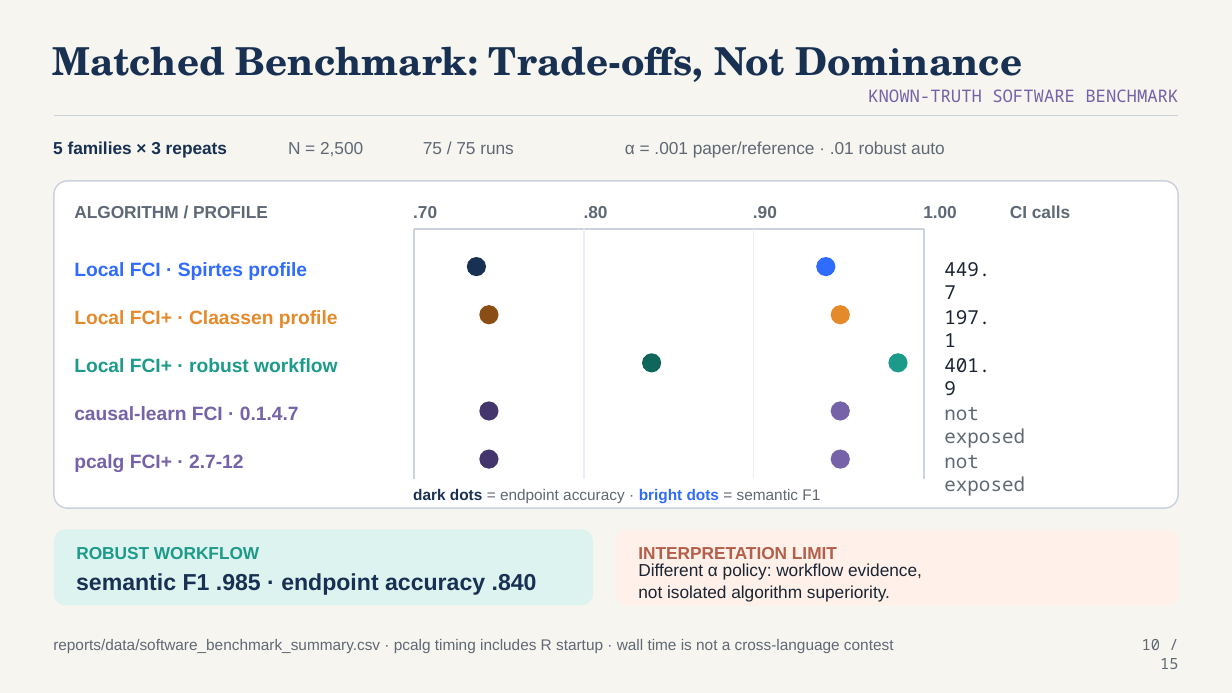
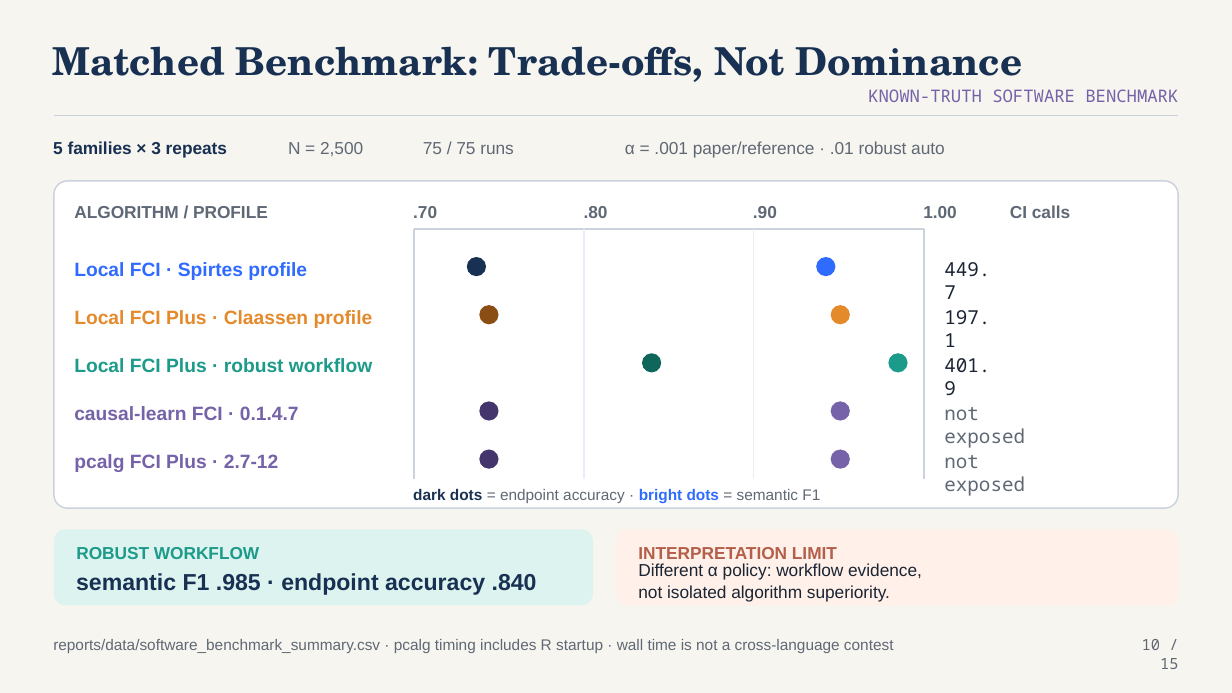
Before and after one commit to ada-yq225/FCI, a slide deck: slide 10 of output/ppt/fci_plus_star_advisor_presentation.pptx. Drawn at 1232x693 pixels with LibreOffice and Linux fonts; fonts in the diff are those of the drawing. Boxes give left, top, right and bottom in pixels: in the first picture for what was removed or moved away, otherwise in the second. Text is boxed around its words. In the diff, an @@ line names an element or a change of style, - is before the commit and + after.

```diff
--- a/output/ppt/fci_plus_star_advisor_presentation.pptx
+++ b/output/ppt/fci_plus_star_advisor_presentation.pptx
@@ text at [74, 310, 373, 328]: text changed @@
-Local FCI+ · Claassen profile
+Local FCI Plus · Claassen profile
@@ text at [74, 358, 372, 372]: text changed @@
-Local FCI+ · robust workflow
+Local FCI Plus · robust workflow
@@ text at [74, 454, 279, 472]: text changed @@
-pcalg FCI+ · 2.7-12
+pcalg FCI Plus · 2.7-12
```
Also in this commit, not shown: 13 other slides changed, 31 other files.
